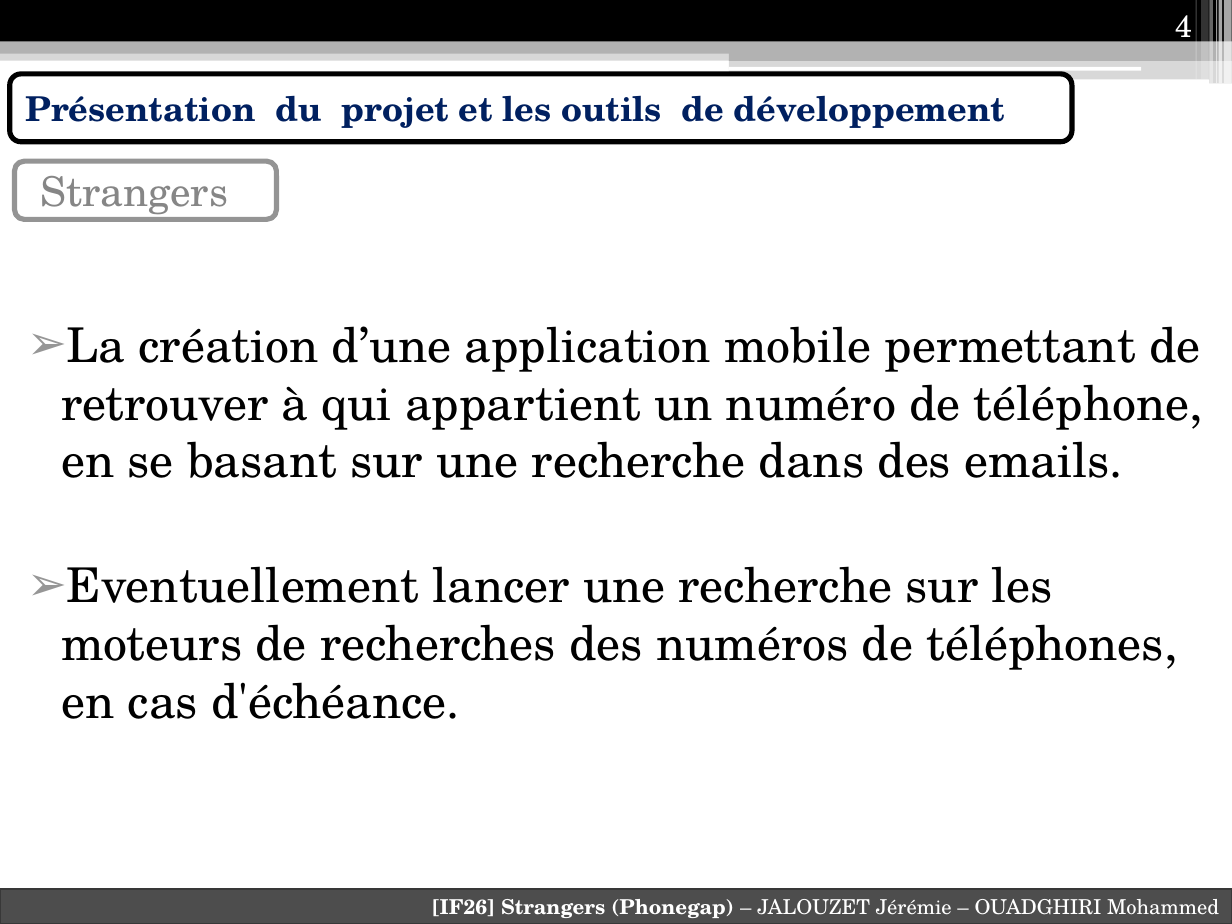
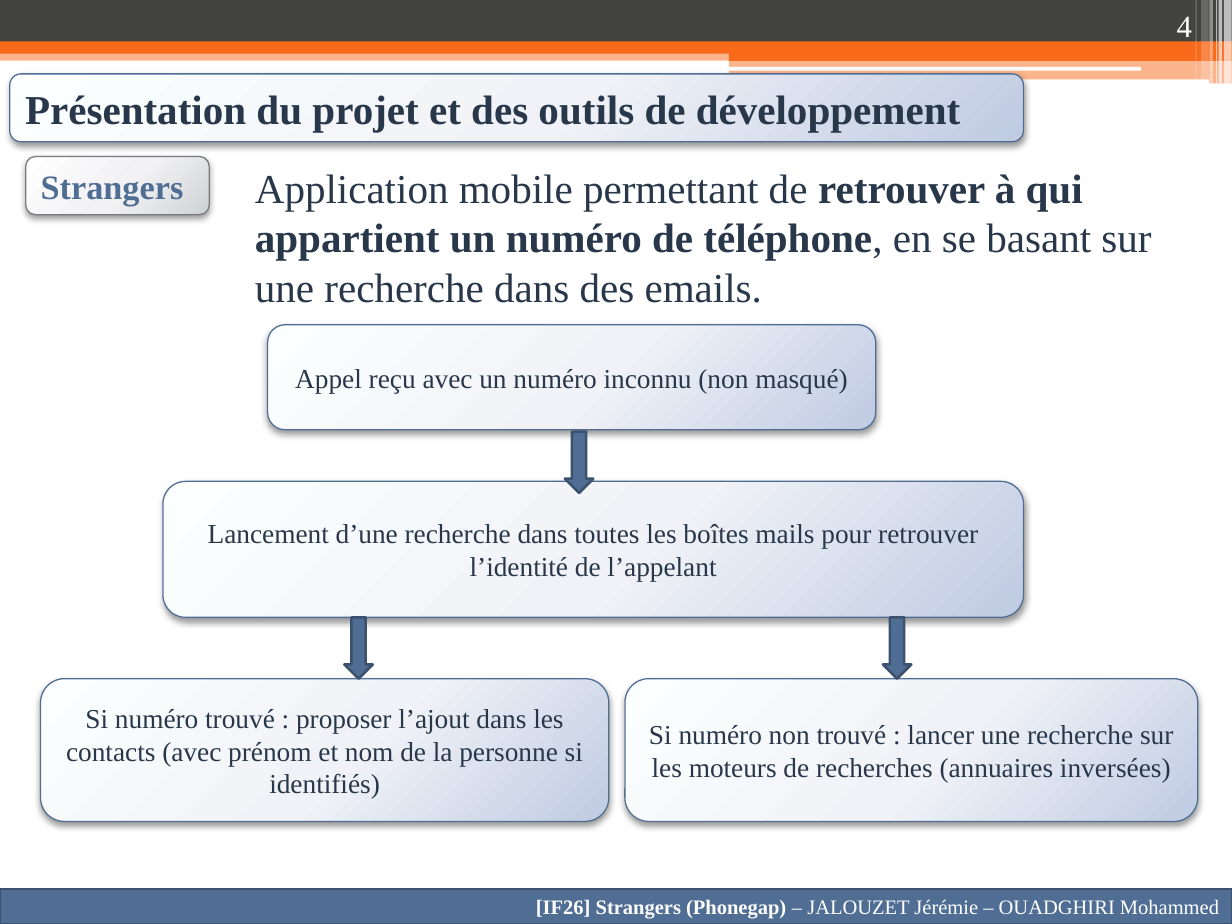
Before and after one commit to Anicky/Strangers-Phonegap, a slide deck: slide 4 of Presentation/Presentation IF26.pptx. Drawn at 1232x924 pixels with LibreOffice and Linux fonts; fonts in the diff are those of the drawing. Boxes give left, top, right and bottom in pixels: in the first picture for what was removed or moved away, otherwise in the second. Text is boxed around its words. In the diff, an @@ line names an element or a change of style, - is before the commit and + after.

```diff
--- a/Presentation/Presentation IF26.pptx
+++ b/Presentation/Presentation IF26.pptx
@@ rectangle at bbox=[0, 0, 1232, 42]: fill #000000 to #434342 @@
@@ page number at bbox=[1177, 16, 1192, 43]: font TeX Gyre Schola to Times New Roman @@
@@ rectangle at bbox=[0, 49, 1232, 60]: fill #B2B2B2 at 50% opacity to #F96A1B at 50% opacity @@
@@ rectangle at bbox=[0, 42, 1232, 54]: fill #B2B2B2 to #F96A1B @@
@@ rectangle at bbox=[729, 59, 1232, 84]: fill #B2B2B2 at 50% opacity to #F96A1B at 50% opacity @@
@@ rectangle at bbox=[729, 48, 1232, 60]: fill #B2B2B2 to #F96A1B @@
@@ rounded rectangle "Présentation du projet et des ...": place and size @@
-rounded rectangle "Présentation du projet et des ..." at bbox=[10, 74, 1072, 142]
+rounded rectangle "Présentation du projet et des ..." at bbox=[10, 74, 1024, 142]
@@ rounded rectangle "Présentation du projet et des ..." at bbox=[10, 74, 1024, 142]: fill #FFFFFF to gradient #FEFEFE to #F0F3F8 to #BFCBE2; outline #000000 3 pt to #506E94 0.75 pt; shadow on @@
@@ text in rounded rectangle at bbox=[25, 95, 960, 132]: text changed; size 20 to 24 pt; font TeX Gyre Schola to Times New Roman; text colour #002060 to #28374A @@
-Présentation du projet et les outils de développement
+Présentation du projet et des outils de développement
@@ rounded rectangle "Strangers": place and size @@
-rounded rectangle "Strangers" at bbox=[15, 161, 277, 219]
+rounded rectangle "Strangers" at bbox=[26, 156, 209, 214]
@@ rounded rectangle "Strangers" at bbox=[26, 156, 209, 214]: size 24 to 20 pt, font TeX Gyre Schola to Times New Roman, text colour #858585 to #506E94, bold on; fill #FFFFFF to gradient #FEFEFE to #F4F4F4 to #D0D1D3; outline #949494 3 pt to #797B7E 0.75 pt; shadow on @@
@@ text at bbox=[255, 174, 1151, 303]: text changed; size 28 to 24 pt; font TeX Gyre Schola to Times New Roman; text colour #000000 to #28374A @@
-➢ La création d’une application mobile permettant de retrouver à qui appartient un numéro de téléphone, en se basant sur une recherche dans des emails.
-➢ Eventuellement lancer une recherche sur les moteurs de recherches des numéros de téléphones, en cas d'échéance.
+Application mobile permettant de retrouver à qui appartient un numéro de téléphone, en se basant sur une recherche dans des emails.
@@ rounded rectangle added at bbox=[267, 325, 876, 430], fill gradient #FEFEFE to #F0F3F8 to #BFCBE2, outline #506E94 0.75 pt, 16 pt, text #28374A @@
+Appel reçu avec un numéro inconnu (non masqué)
@@ down arrow added at bbox=[564, 431, 593, 493], fill #506E94, outline #3B516D 1.5 pt @@
@@ rounded rectangle added at bbox=[163, 482, 1024, 617], fill gradient #FEFEFE to #F0F3F8 to #BFCBE2, outline #506E94 0.75 pt, 16 pt, text #28374A @@
+Lancement d’une recherche dans toutes les boîtes mails pour retrouver l’identité de l’appelant
@@ down arrow added at bbox=[345, 617, 373, 679], fill #506E94, outline #3B516D 1.5 pt @@
@@ down arrow added at bbox=[883, 617, 912, 679], fill #506E94, outline #3B516D 1.5 pt @@
@@ rounded rectangle added at bbox=[41, 679, 609, 822], fill gradient #FEFEFE to #F0F3F8 to #BFCBE2, outline #506E94 0.75 pt, 16 pt, text #28374A @@
+Si numéro trouvé : proposer l’ajout dans les contacts (avec prénom et nom de la personne si identifiés)
@@ rounded rectangle added at bbox=[625, 679, 1198, 822], fill gradient #FEFEFE to #F0F3F8 to #BFCBE2, outline #506E94 0.75 pt, 16 pt, text #28374A @@
+Si numéro non trouvé : lancer une recherche sur les moteurs de recherches (annuaires inversées)
@@ rectangle "[IF26] Strangers (Phonegap) – JALOUZET ..." at bbox=[0, 888, 1232, 924]: font TeX Gyre Schola to Times New Roman; fill #4D4D4D to #506E94; outline #393939 1.5 pt to #3B516D 1.5 pt @@
```
Also in this commit, not shown: 19 other slides changed, 1 slide added, 1 slide removed, 3 other files.
